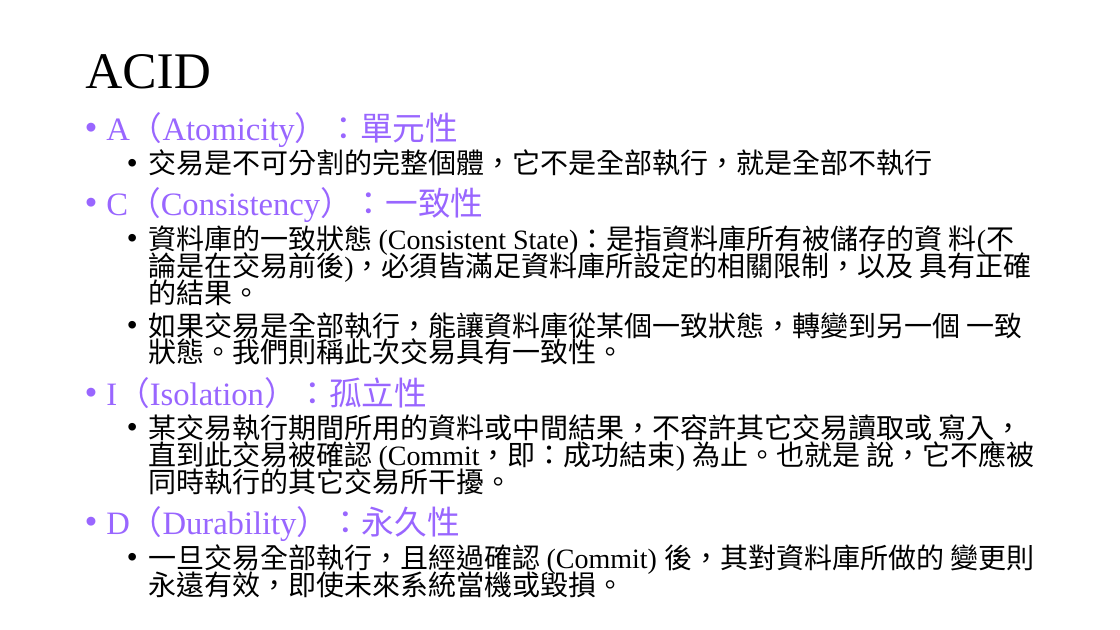
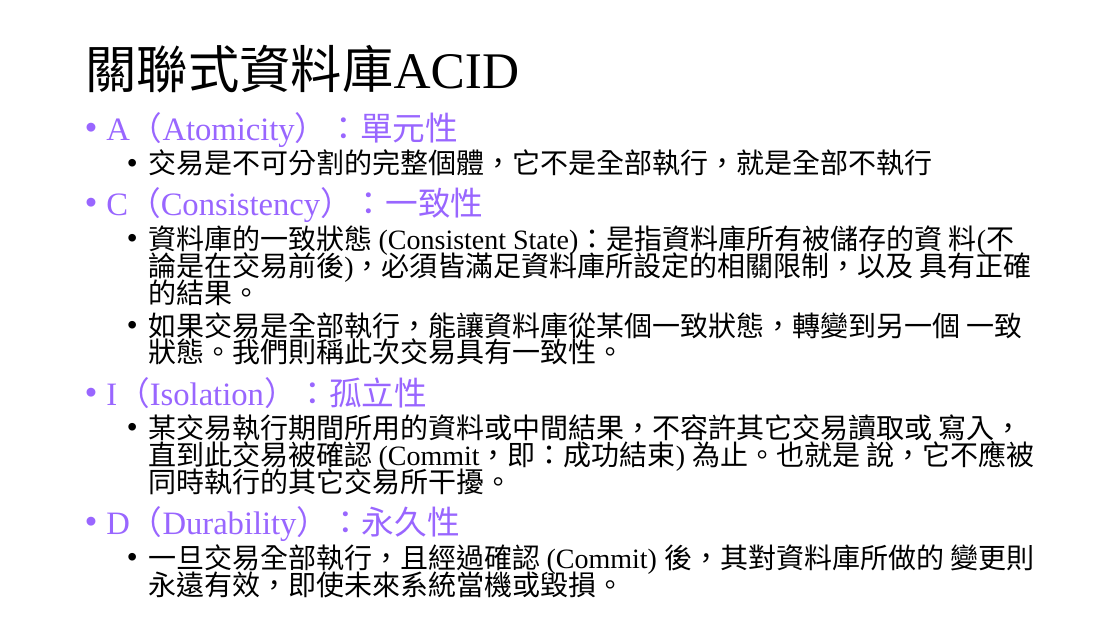
Before and after one commit to YuLiYangBryant/NoSQLReport, a slide deck: slide 7 of NoSQL.pptx. Drawn at 1120x630 pixels with LibreOffice and Linux fonts; fonts in the diff are those of the drawing. Boxes give left, top, right and bottom in pixels: in the first picture for what was removed or moved away, otherwise in the second. Text is boxed around its words. In the diff, an @@ line names an element or a change of style, - is before the commit and + after.

```diff
--- a/NoSQL.pptx
+++ b/NoSQL.pptx
@@ title at [85, 45, 519, 93]: text changed @@
-ACID
+關聯式資料庫ACID
```
Also in this commit, not shown: 3 other slides changed.
